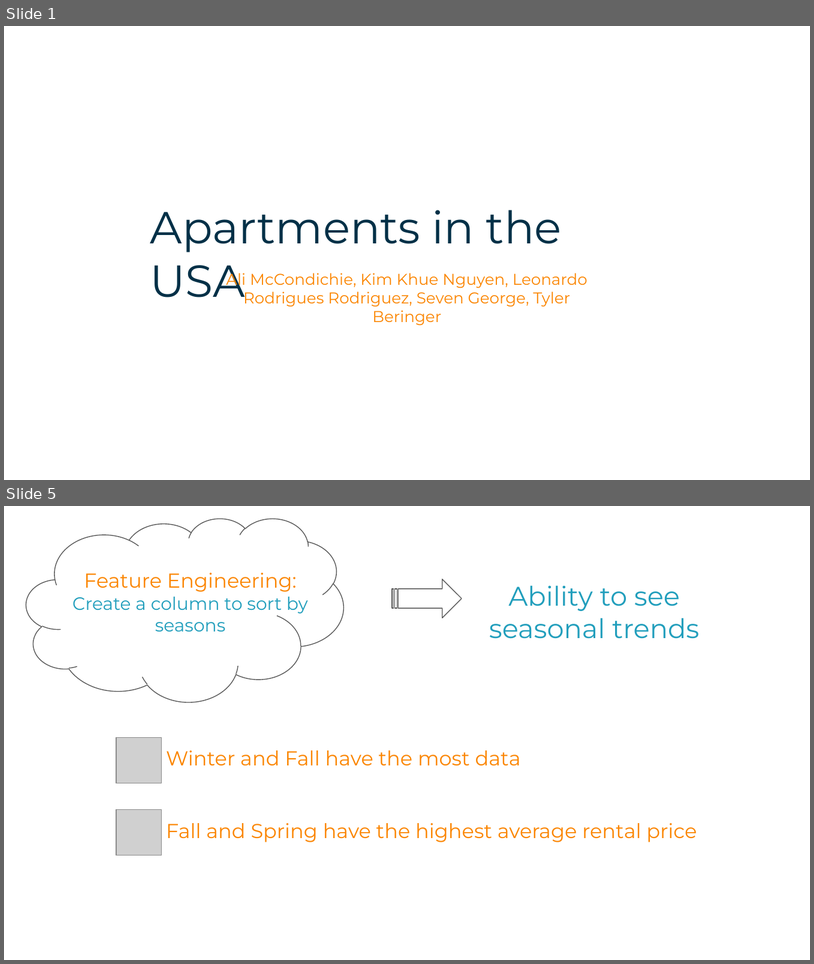
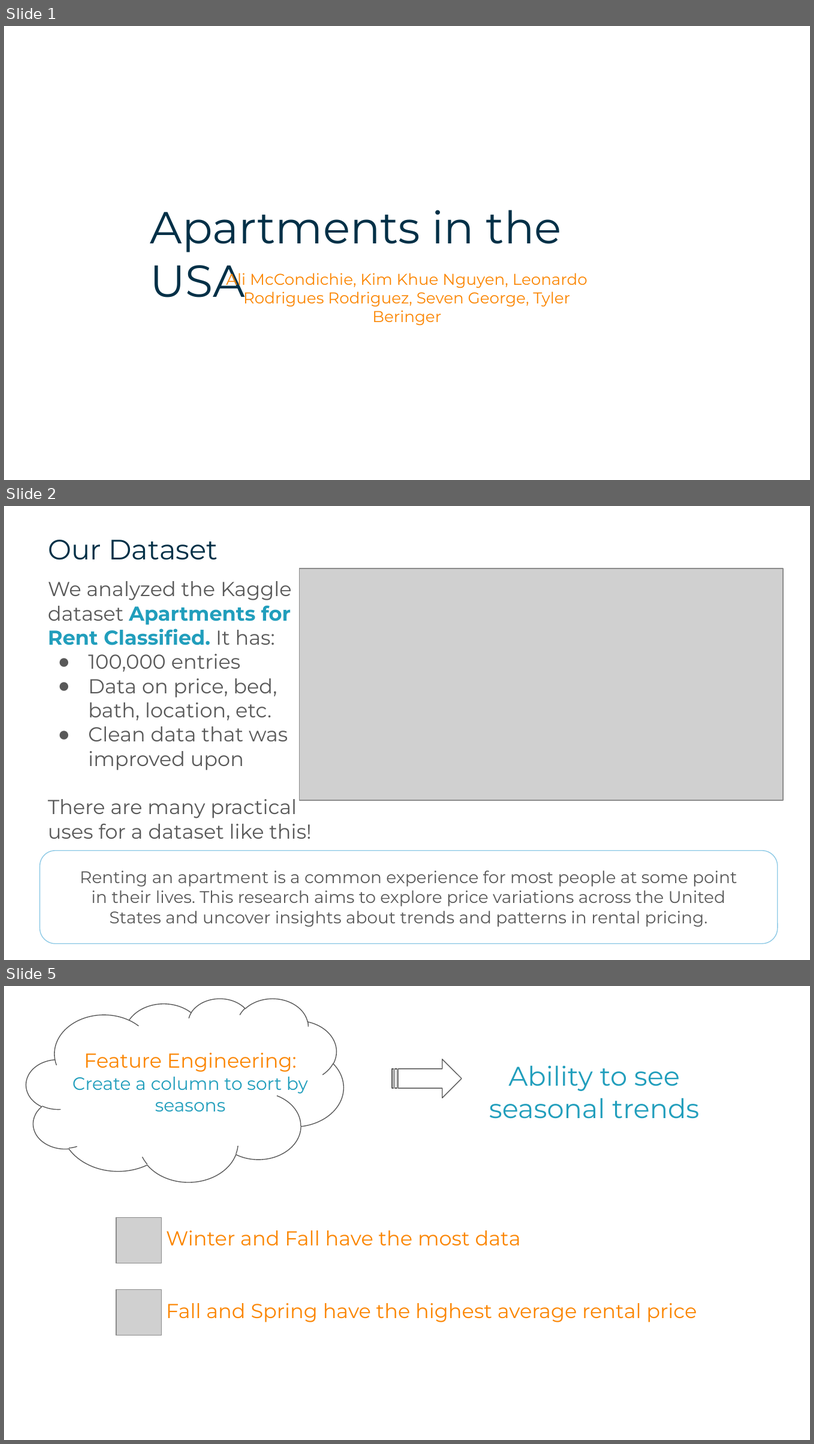
Before and after one commit to tghcb9/dataanalytics-project1-group6, a slide deck: submission/presentation/docs/Project 1 Presentation - Group 6.pptx. Shown one above the other, each under a label of ours: slides 1 and 5 before the commit, slides 1, 2 and 5 after it; the slides between them are not shown. The pictures are 814x964 and 814x1444 pixels, drawn with LibreOffice and Linux fonts; fonts in the diff are those of the drawing; grey boxes stand for pictures. Boxes give left, top, right and bottom in pixels: in the first picture for what was removed or moved away, otherwise in the second. Text is boxed around its words. In the diff, an @@ line names an element or a change of style, - is before the commit and + after.

```diff
--- a/submission/presentation/docs/Project 1 Presentation - Group 6.pptx
+++ b/submission/presentation/docs/Project 1 Presentation - Group 6.pptx
@@ slide 2 added at box(4, 506, 810, 960), background #FFFFFF @@
@@ text added at box(48, 540, 218, 560), 25 pt, text #023047 @@
+Our Dataset
@@ picture added at box(300, 568, 784, 799) @@
@@ text added at box(48, 581, 312, 838), 18 pt, text #595959 @@
+We analyzed the Kaggle dataset Apartments for Rent Classified. It has:
+● 100,000 entries
+● Data on price, bed, bath, location, etc.
+● Clean data that was improved upon
+There are many practical uses for a dataset like this!
@@ rounded rectangle added at box(39, 850, 777, 943), outline #8ECAE6 0.75 pt @@
@@ text added at box(80, 870, 737, 927), 15 pt, text #595959 @@
+Renting an apartment is a common experience for most people at some point in their lives. This research aims to explore price variations across the United States and uncover insights about trends and patterns in rental pricing.
```
Also in this commit, not shown: 11 slides changed, 6 other slides added, 5 slides removed, 3 other files.
